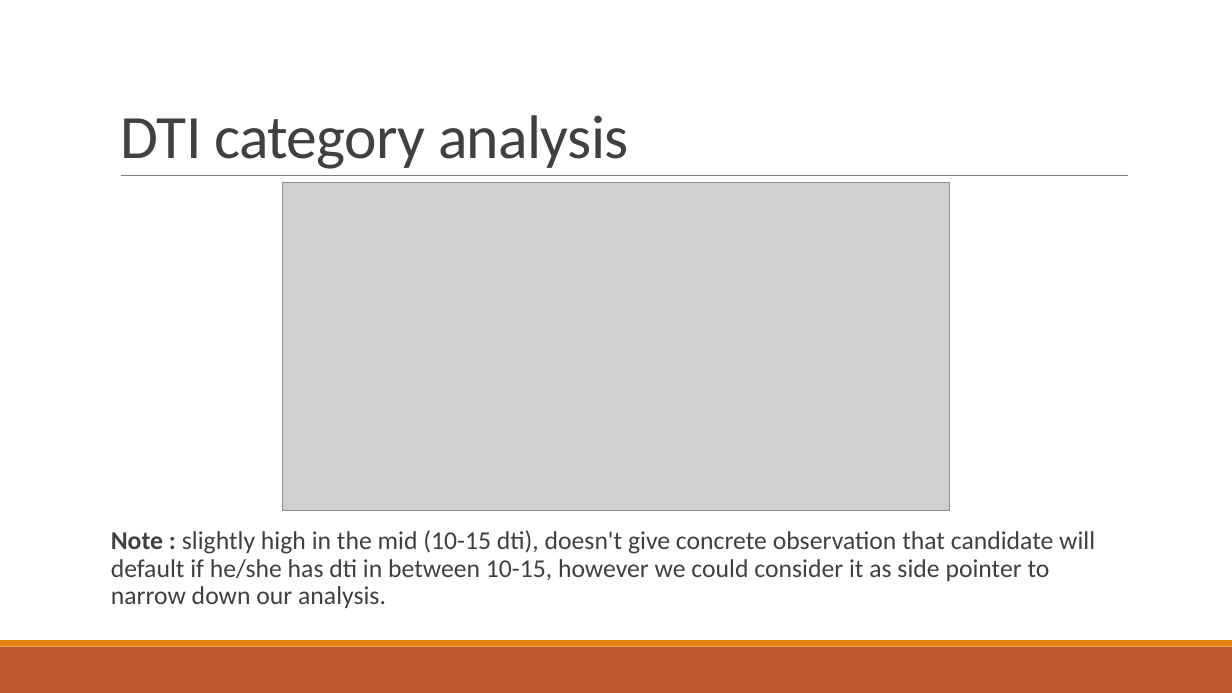
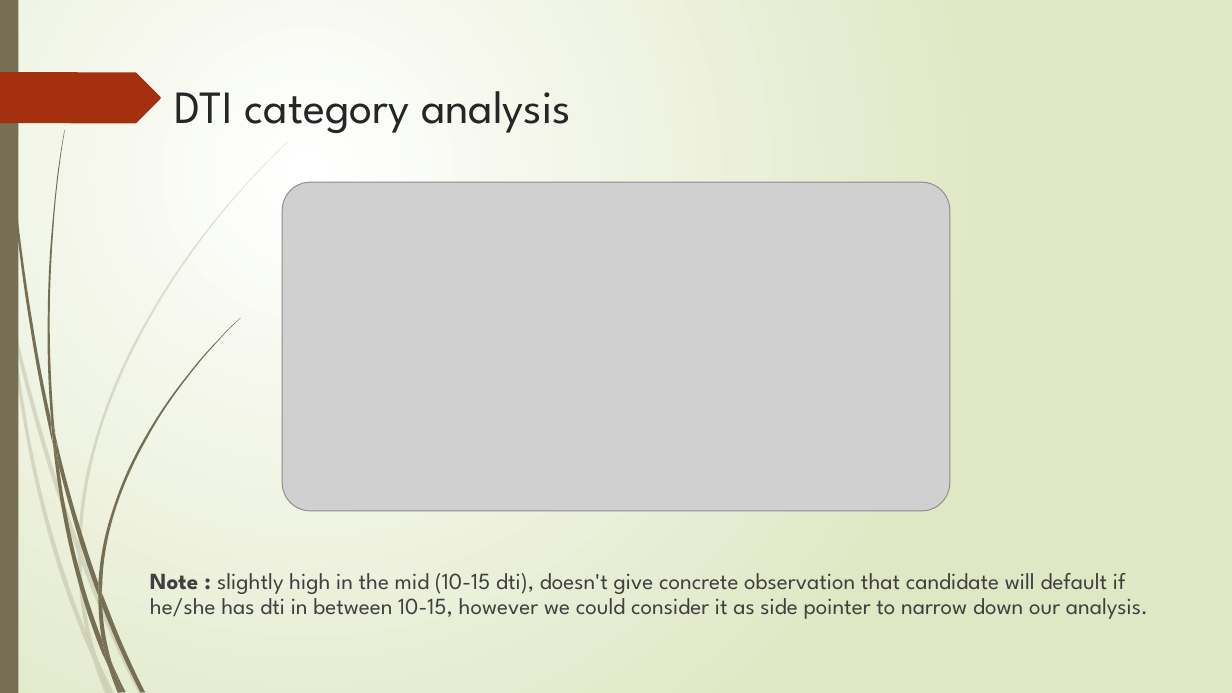
Before and after one commit to bitz-chauhan/lending_club_case_study, a slide deck: slide 11 of Lending Club Case Study.pptx. Drawn at 1232x693 pixels with LibreOffice and Linux fonts; fonts in the diff are those of the drawing; grey boxes stand for pictures. Boxes give left, top, right and bottom in pixels: in the first picture for what was removed or moved away, otherwise in the second. Text is boxed around its words. In the diff, an @@ line names an element or a change of style, - is before the commit and + after.

Commit message:
theme update

```diff
--- a/Lending Club Case Study.pptx
+++ b/Lending Club Case Study.pptx
@@ background #FFFFFF to gradient #FFFFFF to #DFE8C4 @@
@@ rectangle added at <box>0,0,18,693</box>, fill #766F54 @@
@@ freeform shape added at <box>0,72,161,123</box>, fill #A53010 @@
@@ title "DTI category analysis": place and size @@
-title "DTI category analysis" at <box>120,115,628,169</box>
+title "DTI category analysis" at <box>175,91,571,133</box>
@@ title "DTI category analysis" at <box>175,91,571,133</box>: size 48 to 36 pt, font Calibri to League Spartan, text colour #404040 to #262626, letter spacing -0.5 to 0 pt; line spacing 0.85 to 1; vertical alignment bottom to top @@
@@ line removed from (121, 176) to (1128, 176) @@
@@ text "Note : slightly high in ...": place and size @@
-text "Note : slightly high in ..." at <box>111,530,1095,608</box>
+text "Note : slightly high in ..." at <box>150,573,1148,619</box>
@@ text "Note : slightly high in ..." at <box>150,573,1148,619</box>: size 20 to 18 pt, font Calibri to League Spartan @@
@@ rectangle removed at <box>0,647,1232,693</box> @@
@@ rectangle removed at <box>0,640,1232,647</box> @@
@@ group added at <box>0,141,288,693</box>: 10 freeform shapes @@
@@ group added at <box>3,0,240,693</box>: 12 freeform shapes @@
```
Also in this commit, not shown: 13 other slides changed.
